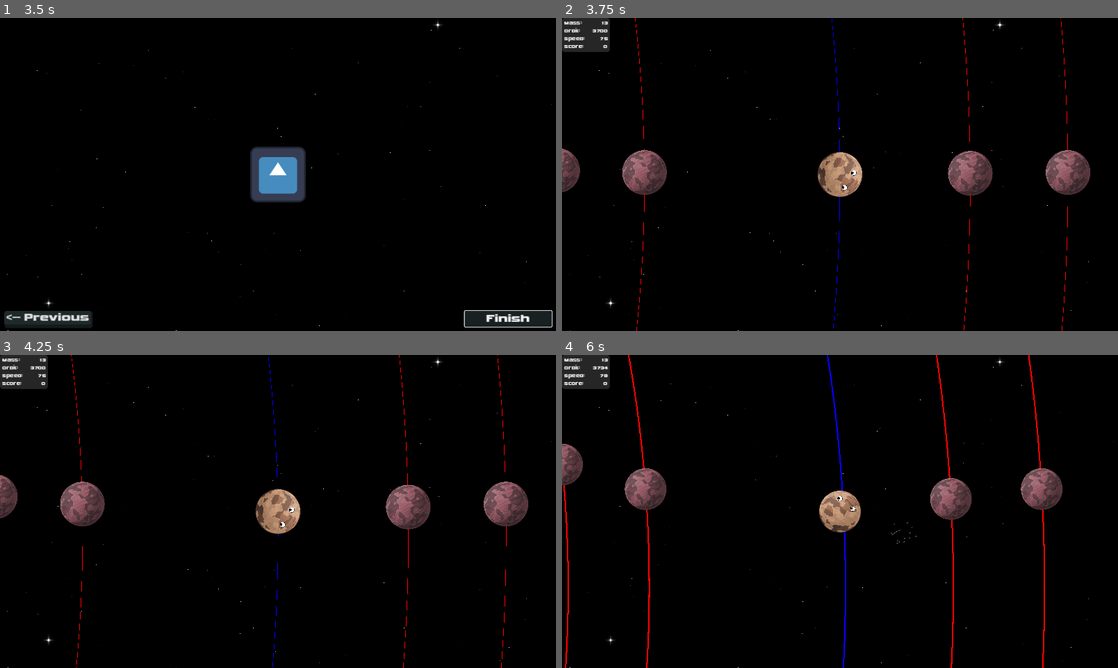
Above: before the commit, frames 1-4 (two rows, left to right).
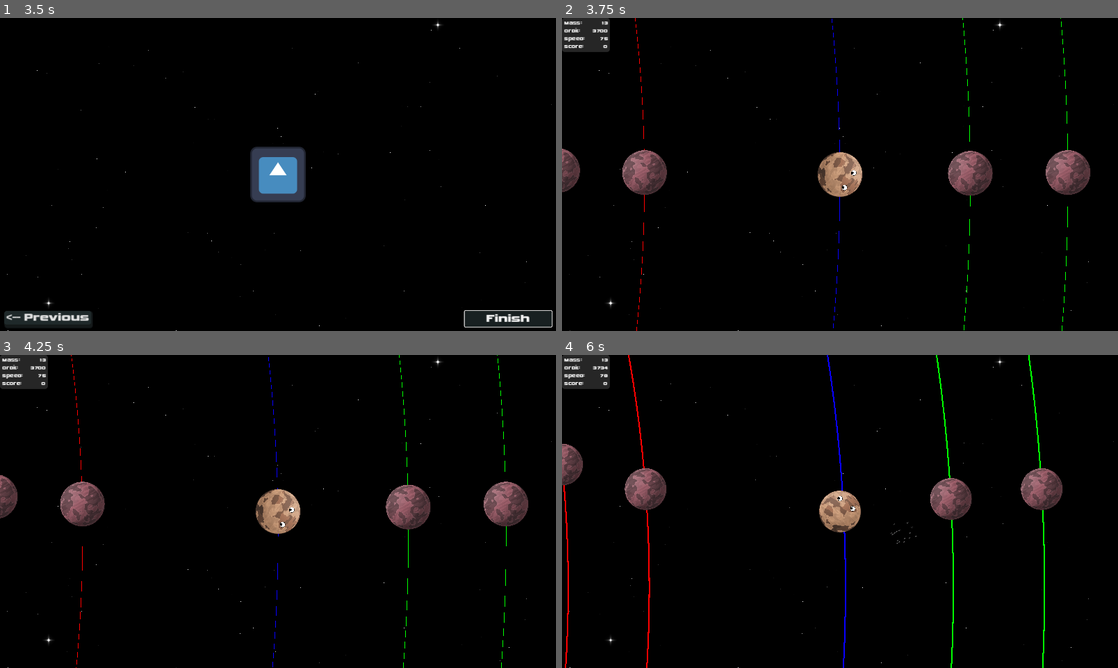
Above: after the commit, the same moments.

Repository: AnEvilPenguin/Pirate-Jam-16
Game: Godot game, scene res://Controllers/GameController/GameController.tscn
The game is run twice, just before and just after one commit, with the same random seed, the same clock (stepped at 60 frames per second) and the same inputs. The engine's default icon, where the game draws it, is replaced by a stand-in: a white triangle on a blue panel in a dark square.
Inputs (mouse positions are in pixels of both pictures, inside the frame that each line leads up to):
- Up to frame 1 (3.5 s): click "NEW GAME" at 0.5 s; click "Next -->" at 1.25 s; click "<-- Previous" at 2 s; click "Next -->" at 2.75 s
- Up to frame 2 (3.75 s): click "Finish" at 3.5 s
- Up to frame 3 (4.25 s): no input
- Up to frame 4 (6 s): tap Enter (ui_accept) at 4.25, 4.52, 5.27 s; move the mouse to (962, 495) at 4.27 s; hold Space (add_momentum) 4.28-5.03 s; hold Right (ui_right) 4.28-5.78 s; move the mouse to (728, 527) at 5.02 s; tap Mouse wheel up (zoom_in) at 5.1 s; move the mouse to (895, 442) at 5.77 s; hold Left (ui_left) from 5.78 s (still down); tap Mouse wheel down (zoom_out) at 5.85 s

Frame 1 is identical in both runs. In frame 2, 0.1% of the frame differs, in the area x 72-91%, y 0-100%; in frame 3, 0.1%; in frame 4, 0.4%, in the area x 67-87%, y 0-100%.

Commit message:
feat: colored orbit line

Diff:
--- a/Scenes/Components/orbit_line.gd
+++ b/Scenes/Components/orbit_line.gd
@@ -46,6 +46,8 @@
 		_set_width(+widthFactor)
 
 func _process(_delta):
+	$Line2D.default_color = color
+
 	if (_lastDistance != distance):
 		_draw_circle_at_point(centerPoint, distance, pointCount)
 		_lastDistance = distance
--- a/Scenes/Planets/base_planet.gd
+++ b/Scenes/Planets/base_planet.gd
@@ -37,6 +37,23 @@
 	if (center):
 		_centerPosition = center.global_position
 
+	var player = Global.gameController.player
+
+	var my_mass_x_speed = mass * speed
+	var their_mass_x_speed = player.mass * abs(player.speed)
+
+	# TODO set line hue based on whether player can hit successfully or not
+
+	var hitPercent = their_mass_x_speed / my_mass_x_speed * 100
+
+	# hue 0 - 120 (red - to green)
+	var hue = hitPercent * 1.2
+	var clamped = clamp(hue, 0.0, 120.0)
+
+
+	var newColor = Color.from_hsv(clamped / 360.0, 1.0, 1.0)
+
+	_orbitLine.color = newColor
 
 func _physics_process(_delta):
 	var dirToCenter = global_position - _centerPosition
